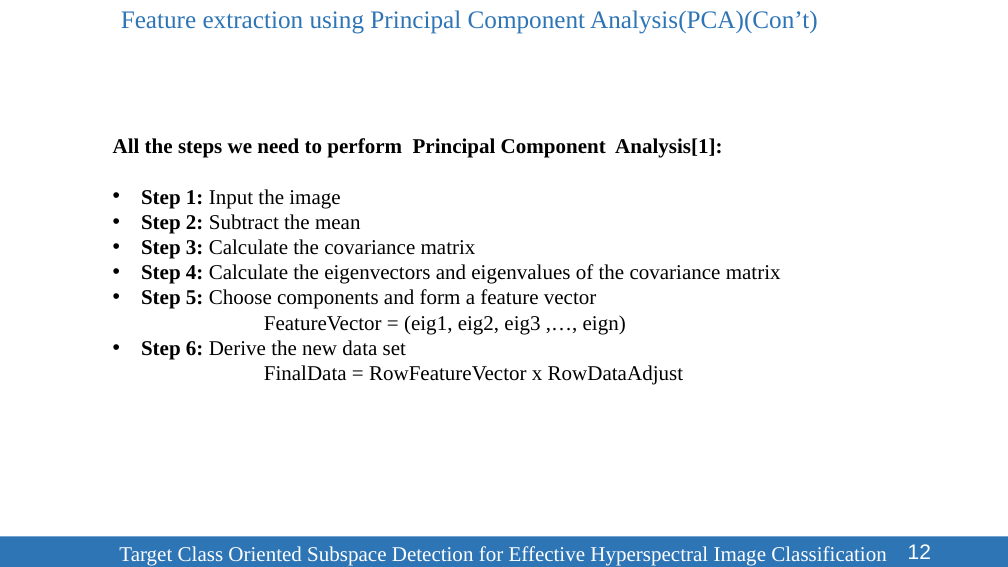
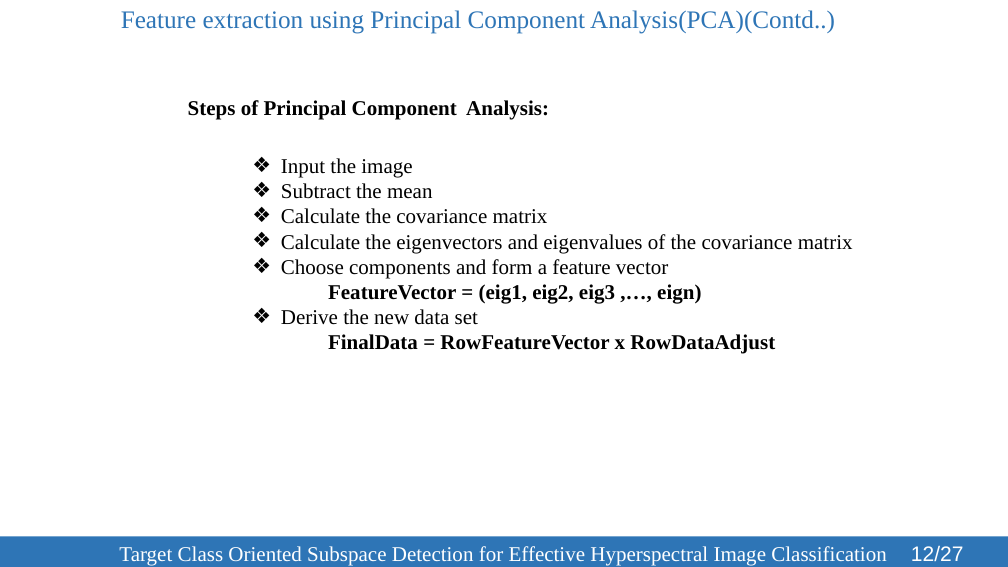
Before and after one commit to SleepyBrain/Remote-Sensing, a slide deck: slide 12 of Presentation/TCOSD-123086.pptx. Drawn at 1008x567 pixels with LibreOffice and Linux fonts; fonts in the diff are those of the drawing. Boxes give left, top, right and bottom in pixels: in the first picture for what was removed or moved away, otherwise in the second. Text is boxed around its words. In the diff, an @@ line names an element or a change of style, - is before the commit and + after.

```diff
--- a/Presentation/TCOSD-123086.pptx
+++ b/Presentation/TCOSD-123086.pptx
@@ text at box(121, 10, 835, 34): text changed @@
-Feature extraction using Principal Component Analysis(PCA)(Con’t)
+Feature extraction using Principal Component Analysis(PCA)(Contd..)
@@ text added at box(188, 100, 549, 120), 20 pt, text #000000, bold @@
+Steps of Principal Component Analysis:
@@ text "Input the image": place and size @@
-text "Input the image" at box(113, 138, 781, 385)
+text "Input the image" at box(281, 158, 853, 354)
@@ text at box(281, 158, 853, 279): text changed @@
-All the steps we need to perform Principal Component Analysis[1]:
-• Step 1: Input the image
-• Step 2: Subtract the mean
-• Step 3: Calculate the covariance matrix
-• Step 4: Calculate the eigenvectors and eigenvalues of the covariance matrix
-• Step 5: Choose components and form a feature vector
+❖ Input the image
+❖ Subtract the mean
+❖ Calculate the covariance matrix
+❖ Calculate the eigenvectors and eigenvalues of the covariance matrix
+❖ Choose components and form a feature vector
@@ text at box(328, 284, 775, 354): bold on in "FeatureVector = (eig1, eig2, eig3 ,…, eign)", "FinalData = RowFeatureVector x RowDataAdjust" @@
@@ text at box(281, 309, 478, 325): text changed @@
-• Step 6: Derive the new data set
+❖ Derive the new data set
@@ page number at box(911, 545, 964, 561): text changed @@
-12
+12/27
```
Also in this commit, not shown: 16 other slides changed, 1 slide added, 4 other files.
